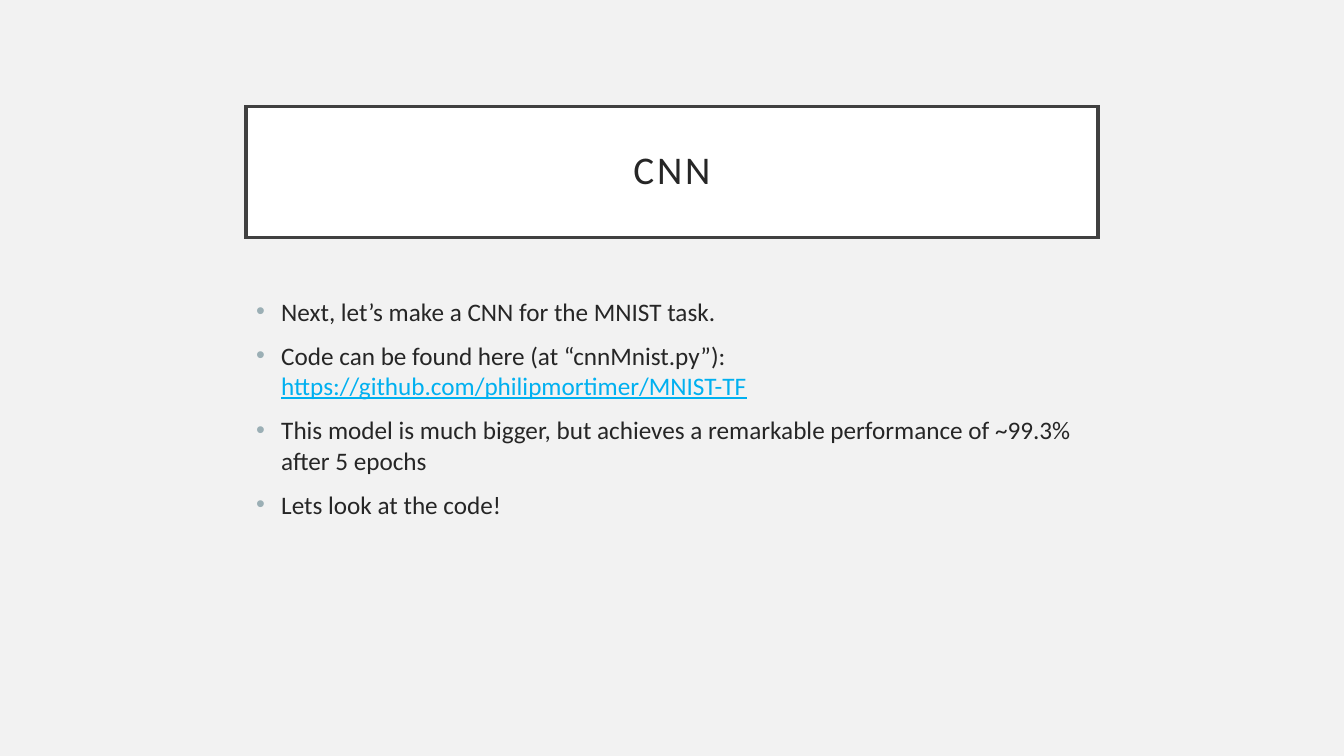
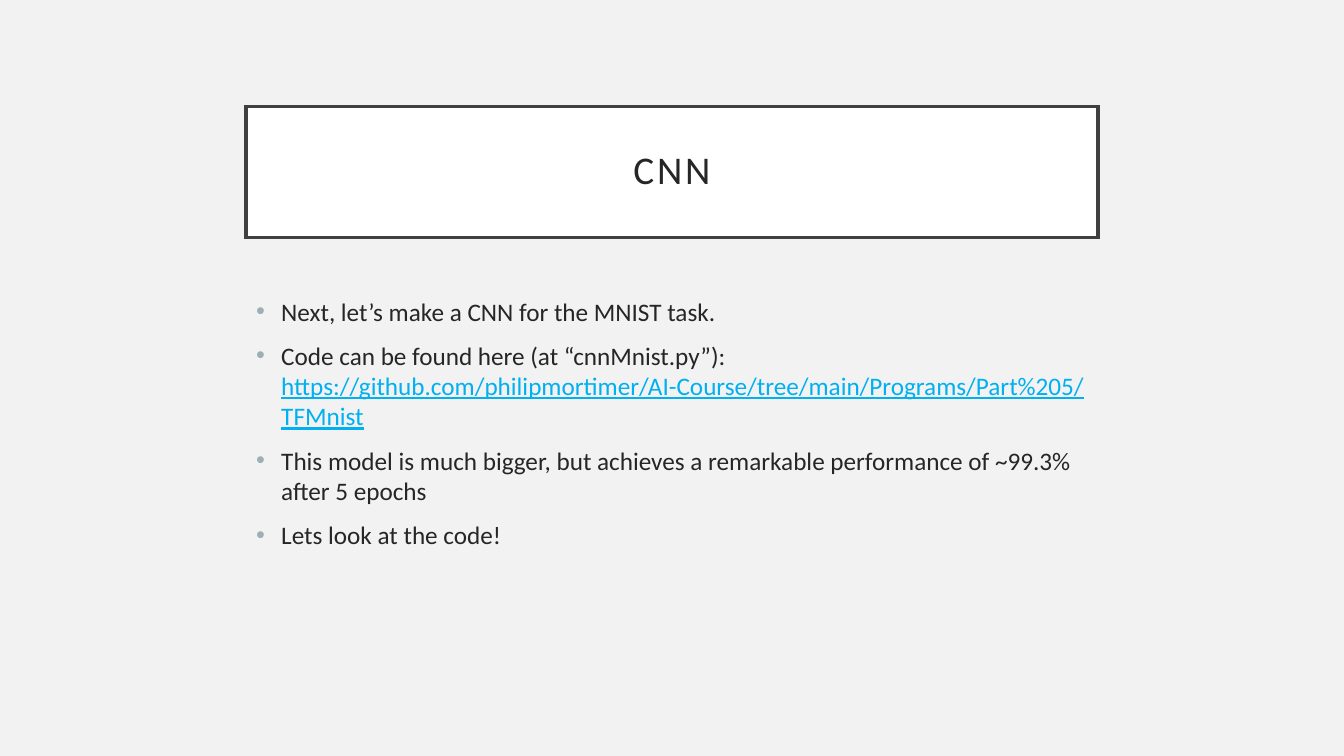
Before and after one commit to philipmortimer/AI-Course, a slide deck: slide 39 of Slides/AI Part 5.pptx. Drawn at 1344x756 pixels with LibreOffice and Linux fonts; fonts in the diff are those of the drawing. Boxes give left, top, right and bottom in pixels: in the first picture for what was removed or moved away, otherwise in the second. Text is boxed around its words. In the diff, an @@ line names an element or a change of style, - is before the commit and + after.

```diff
--- a/Slides/AI Part 5.pptx
+++ b/Slides/AI Part 5.pptx
@@ text at <box>281,346,1083,430</box>: text changed @@
-• Code can be found here (at “cnnMnist.py”): https://github.com/philipmortimer/MNIST-TF
+• Code can be found here (at “cnnMnist.py”): https://github.com/philipmortimer/AI-Course/tree/main/Programs/Part%205/TFMnist
```
Also in this commit, not shown: 2 other slides changed, 5 other files.
